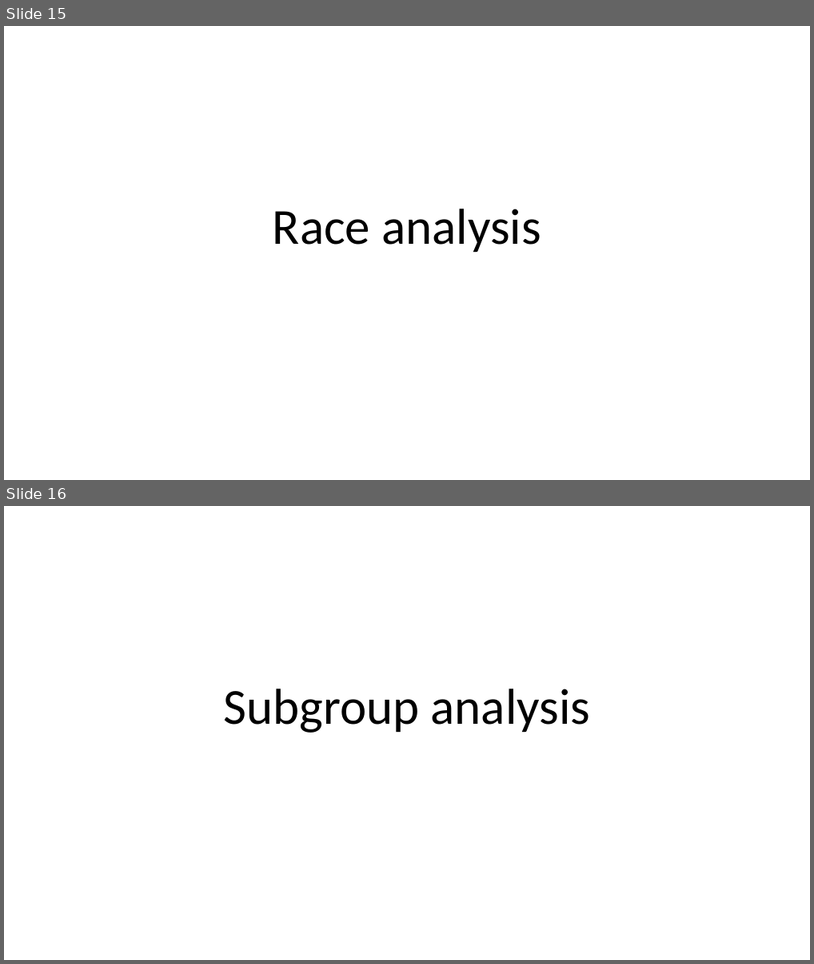
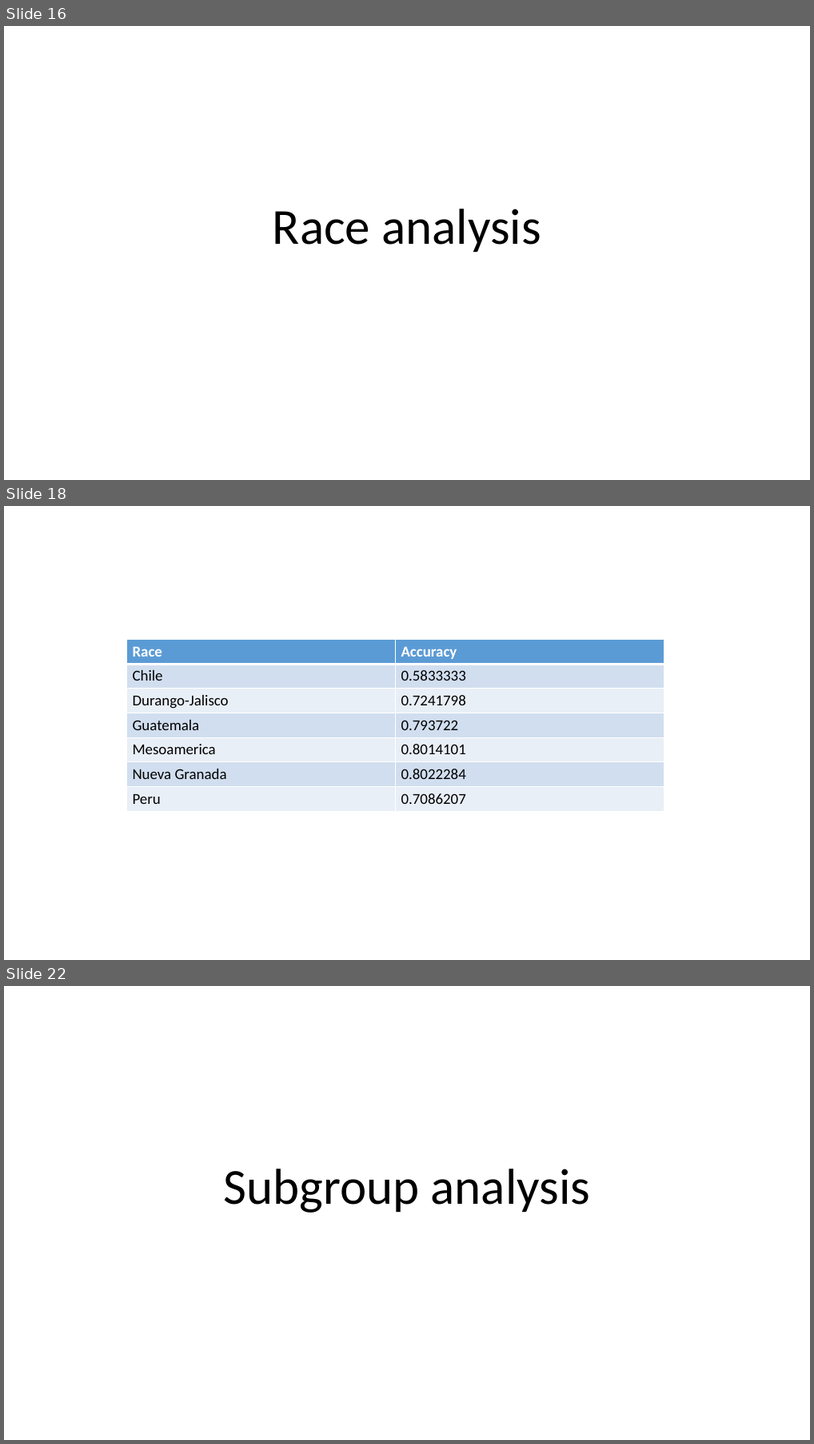
Before and after one commit to CIAT-DAPA/gap_analysis_landraces, a slide deck: landraces_classification/classification_algorithms/Landrace_Gap_Analysis-results.pptx. Shown one above the other, each under a label of ours: slides 15 and 16 before the commit, slides 16, 18 and 22 after it; the slides between them are not shown. The pictures are 814x964 and 814x1444 pixels, drawn with LibreOffice and Linux fonts; fonts in the diff are those of the drawing. Boxes give left, top, right and bottom in pixels: in the first picture for what was removed or moved away, otherwise in the second. Text is boxed around its words. In the diff, an @@ line names an element or a change of style, - is before the commit and + after.

Commit message:
Race analysisi

```diff
--- a/landraces_classification/classification_algorithms/Landrace_Gap_Analysis-results.pptx
+++ b/landraces_classification/classification_algorithms/Landrace_Gap_Analysis-results.pptx
@@ slide 18 added at <box>4,506,810,960</box>, background #FFFFFF @@
@@ table added at <box>126,639,663,811</box>, 7 rows, 2 columns @@
+Race | Accuracy
+Chile | 0.5833333
+Durango-Jalisco | 0.7241798
+Guatemala | 0.793722
+Mesoamerica | 0.8014101
+Nueva Granada | 0.8022284
+Peru | 0.7086207
@@ what was slide 15 is now slide 16 @@
@@ what was slide 16 is now slide 22 @@
```
Also in this commit, not shown: 5 other slides added, 1 other file.
